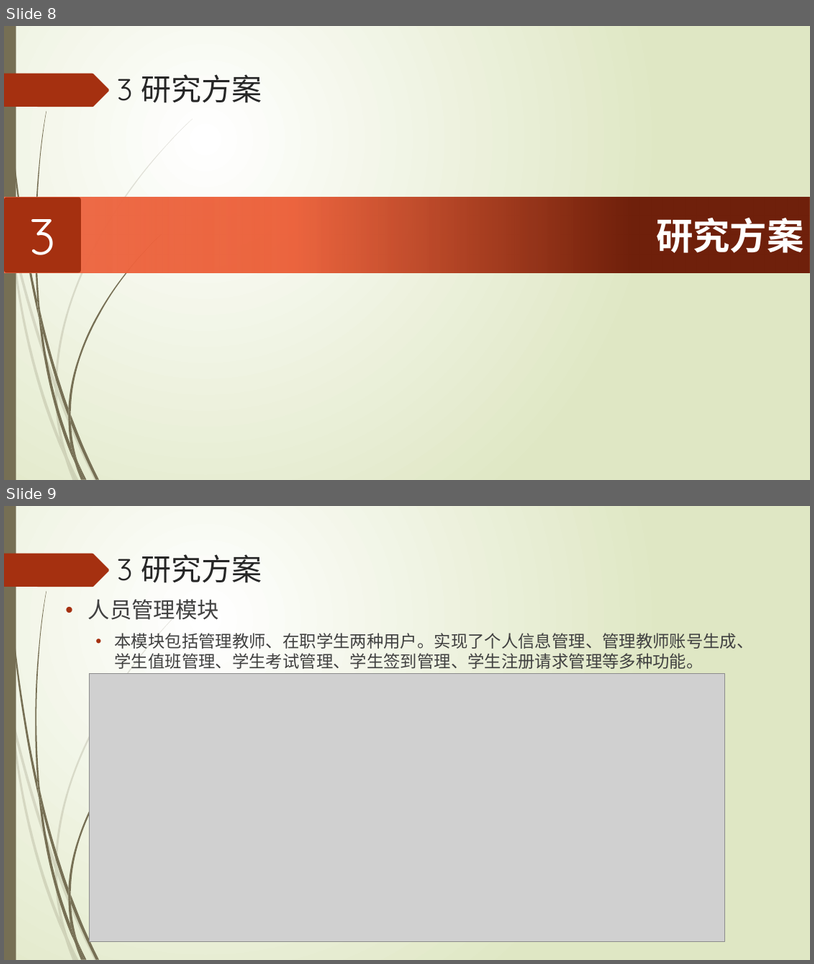
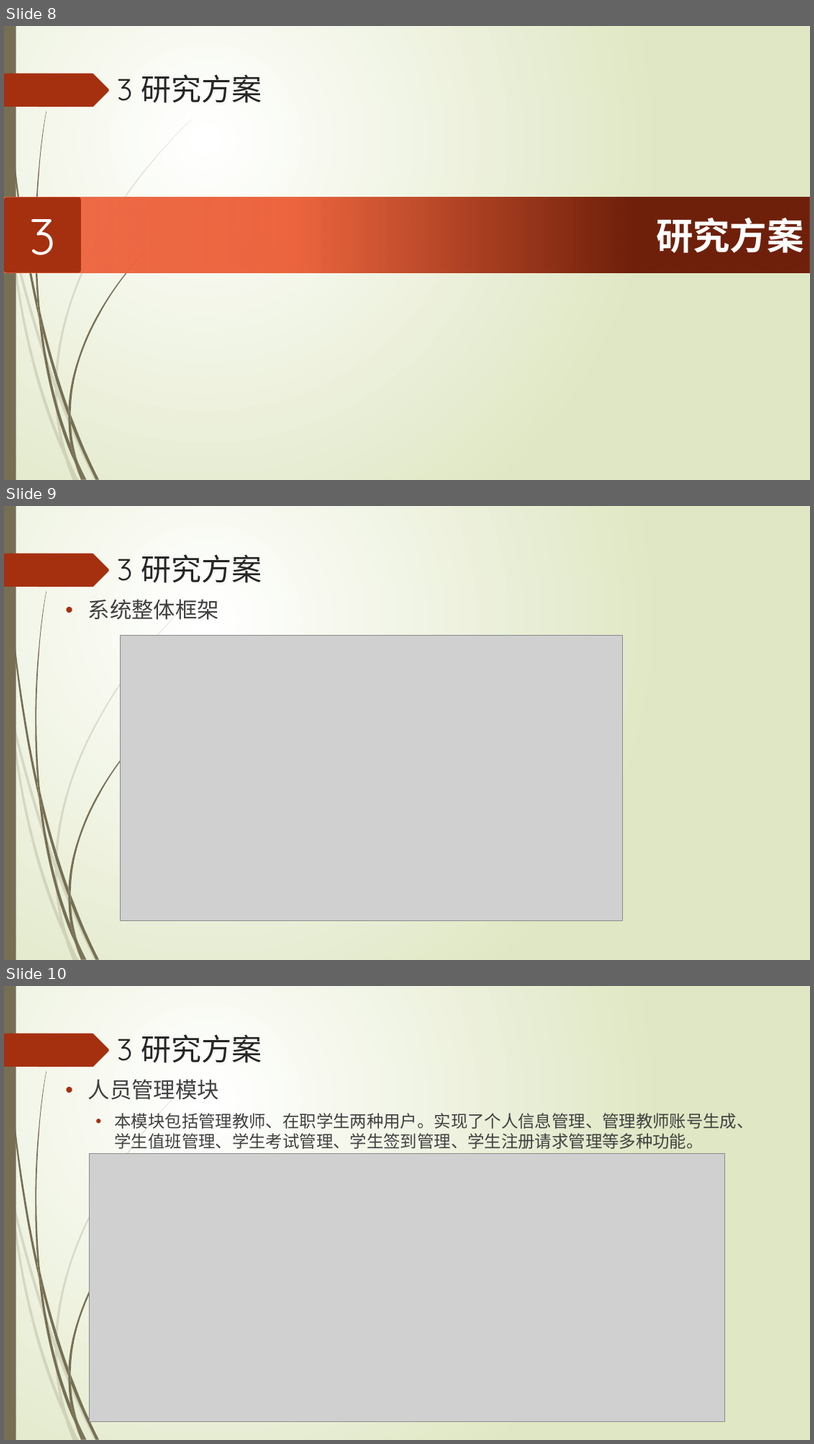
Before and after one commit to liuzhuocpp/liuzhuo_midterm_report, a slide deck: 刘卓中期报告.pptx. Shown one above the other, each under a label of ours: slides 8 and 9 before the commit, slides 8, 9 and 10 after it. The pictures are 814x964 and 814x1444 pixels, drawn with LibreOffice and Linux fonts; fonts in the diff are those of the drawing; grey boxes stand for pictures. Boxes give left, top, right and bottom in pixels: in the first picture for what was removed or moved away, otherwise in the second. Text is boxed around its words. In the diff, an @@ line names an element or a change of style, - is before the commit and + after.

```diff
--- a/刘卓中期报告.pptx
+++ b/刘卓中期报告.pptx
@@ slide 9 added at box(4, 506, 810, 960), background gradient #FFFFFF to #DFE8C4; not listed: 24 template elements that a slide beside it also shows @@
@@ title added at box(117, 554, 262, 583), 36 pt, text #262626 @@
+3 研究方案
@@ text added at box(88, 599, 219, 620), 26 pt, text #404040 @@
+• 系统整体框架
@@ picture added at box(120, 635, 623, 921) @@
@@ what was slide 9 is now slide 10 @@
```
Also in this commit, not shown: 1 slide changed, 2 other files.
